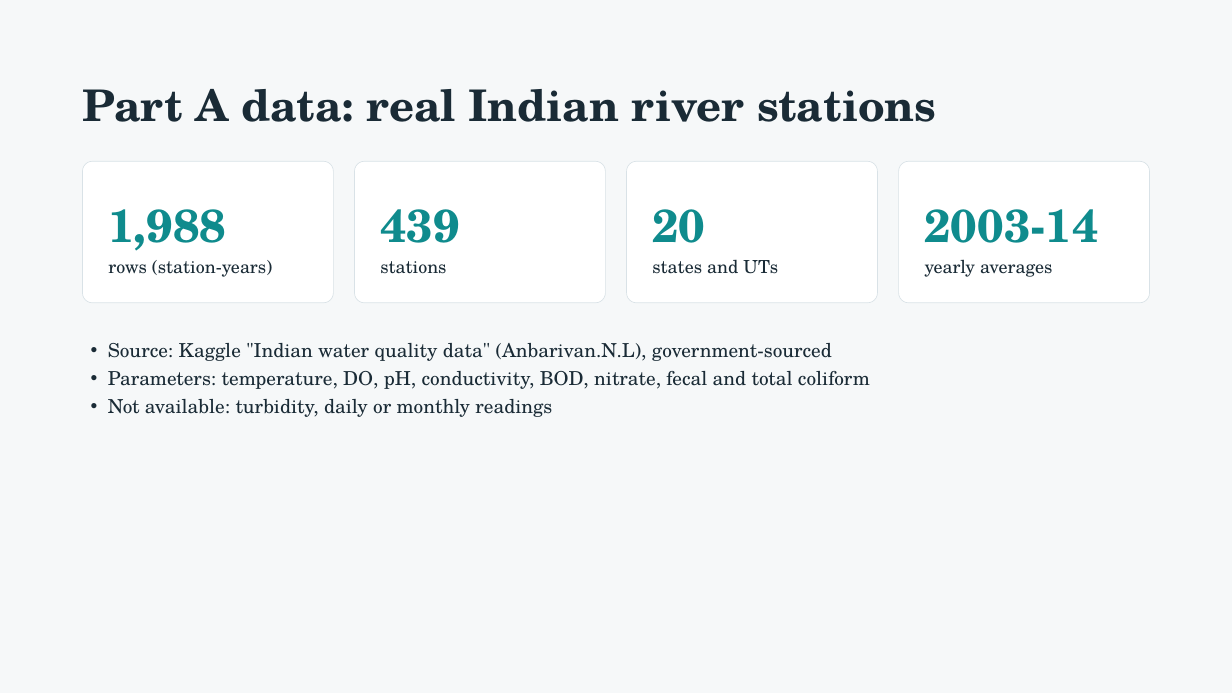
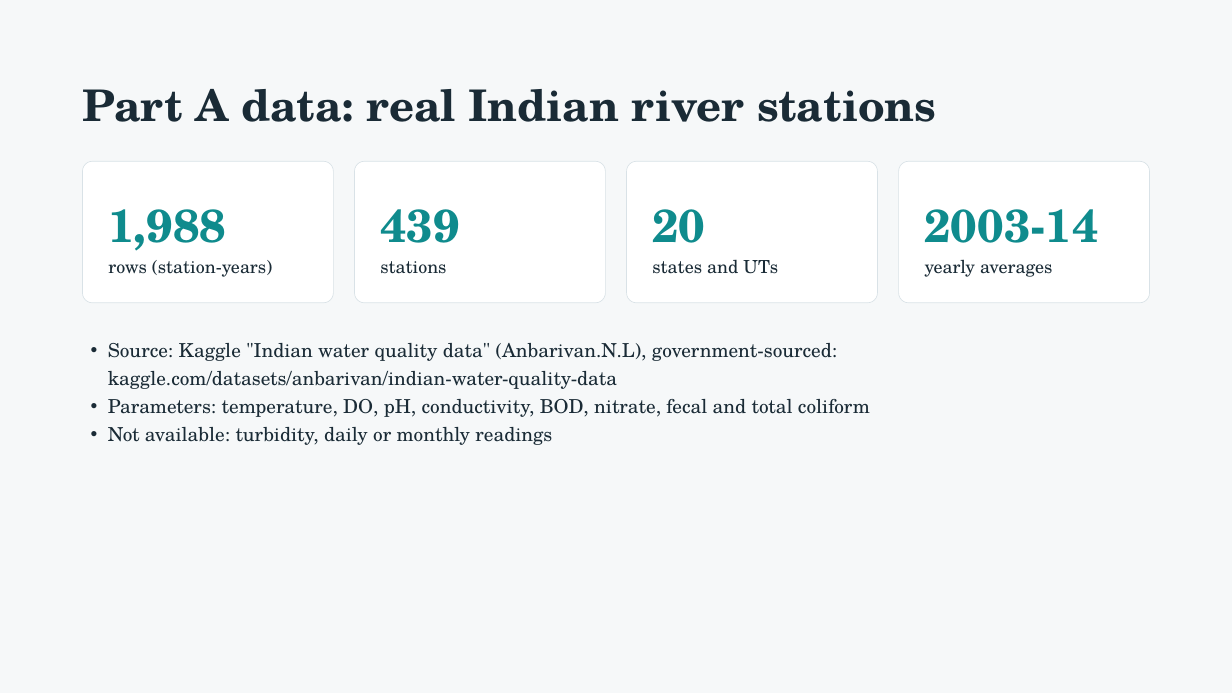
Before and after one commit to princesahu500000-cpu/ai-water-quality-forecasting, a slide deck: slide 6 of report/AI Water Quality Forecasting System - CSE276 CA1 (P18).pptx (slide 5 before the commit). Drawn at 1232x693 pixels with LibreOffice and Linux fonts; fonts in the diff are those of the drawing. Boxes give left, top, right and bottom in pixels: in the first picture for what was removed or moved away, otherwise in the second. Text is boxed around its words. In the diff, an @@ line names an element or a change of style, - is before the commit and + after.

```diff
--- a/report/AI Water Quality Forecasting System - CSE276 CA1 (P18).pptx
+++ b/report/AI Water Quality Forecasting System - CSE276 CA1 (P18).pptx
@@ text at box(108, 343, 837, 389): text changed @@
-• Source: Kaggle "Indian water quality data" (Anbarivan.N.L), government-sourced
+• Source: Kaggle "Indian water quality data" (Anbarivan.N.L), government-sourced: kaggle.com/datasets/anbarivan/indian-water-quality-data
```
Also in this commit, not shown: 3 other slides changed, 4 slides added, 1 other file.
